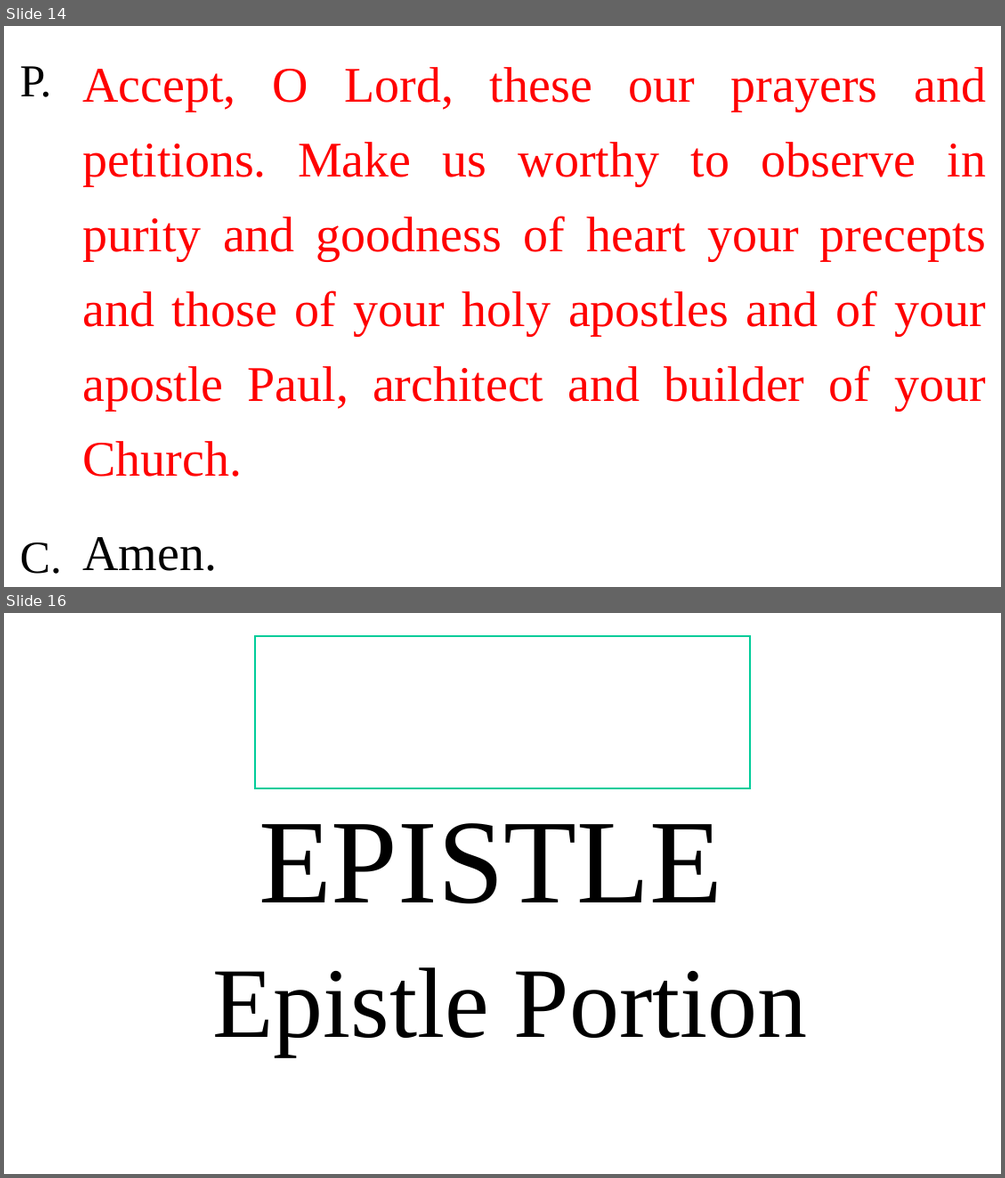
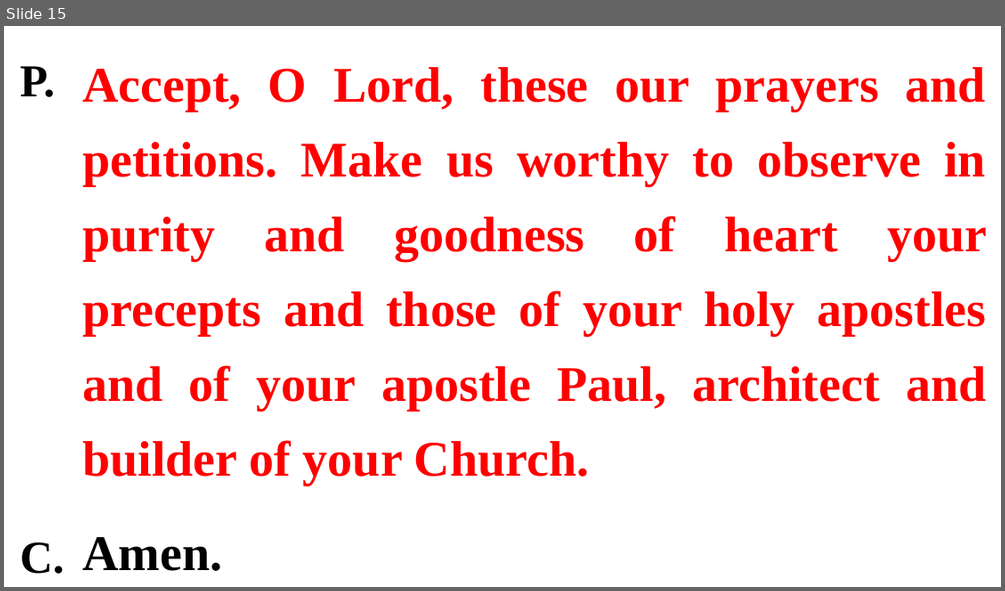
Before and after one commit to gijocode/Church_PPT_Utility, a slide deck: templates/english_service_template.pptx. Shown one above the other, each under a label of ours: slides 14 and 16 before the commit, slide 15 after it; the slides between them are not shown. The pictures are 1005x1178 and 1005x591 pixels, drawn with LibreOffice and Linux fonts; fonts in the diff are those of the drawing. Boxes give left, top, right and bottom in pixels: in the first picture for what was removed or moved away, otherwise in the second. Text is boxed around its words. In the diff, an @@ line names an element or a change of style, - is before the commit and + after.

```diff
--- a/templates/english_service_template.pptx
+++ b/templates/english_service_template.pptx
@@ slide 16 removed at (x1=4, y1=613, x2=1001, y2=1174), background #FFFFFF @@
@@ rectangle removed at (x1=255, y1=636, x2=751, y2=788) @@
-EPISTLE
@@ text removed at (x1=212, y1=967, x2=808, y2=1055) @@
-Epistle Portion
@@ what was slide 14 is now slide 15 @@
@@ slide 15 changed as well @@
@@ bold on in 3 elements at (x1=82, y1=67, x2=987, y2=571), (x1=20, y1=66, x2=55, y2=97), (x1=20, y1=542, x2=65, y2=573) @@
```
Also in this commit, not shown: 123 other slides changed, 26 slides added, 9 other slides removed, 1 other file.
